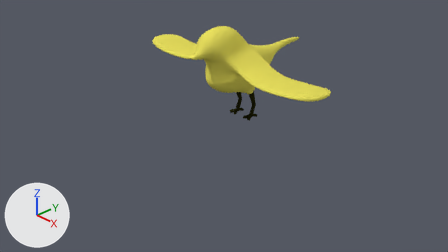
The Blender file Birds/Working/legs.blend as it was, and as the next commit left it.
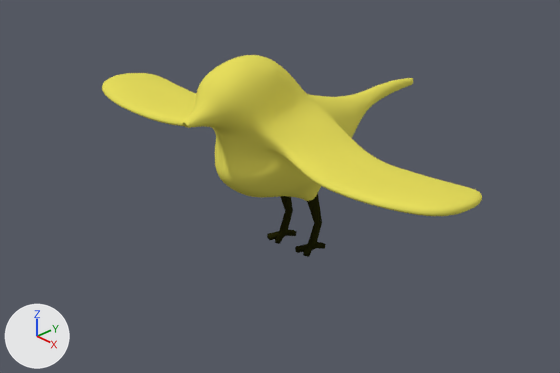
Old and new are each drawn from the file's camera 'Camera' and again close up on the part from 23% to 82% of the width and 0% to 70% of the height. Lighting does not change. The marker at lower left points along +X, +Y and +Z.

The older version as bpy lines, for what is in view:
```python
me_plane_002 = bpy.data.meshes.new('Plane.002')
me_plane_002.from_pydata(...)  # 248 vertices, 220 faces; spans x -2.08..0.0, y -0.73..1.96, z 0.45..1.82
me_plane_002.polygons.foreach_set('use_smooth', [True] * 220)
me_plane_002.materials.append(mat_body)  # yellow #e7de5e
me_plane_003 = bpy.data.meshes.new('Plane.003')
me_plane_003.from_pydata(...)  # 38 vertices, 36 faces; spans x -0.259..-0.095, y 0.392..0.672, z -0.027..0.551
me_plane_003.polygons.foreach_set('use_smooth', [True] * 36)
me_plane_003.materials.append(mat_legs)  # black #252509
ob_plane = bpy.data.objects.new('Plane', me_plane_003)
ob_plane.location = (0.0, 0.0, 0.0)
_m = ob_plane.modifiers.new('Mirror', 'MIRROR')
ob_small_bird = bpy.data.objects.new('Small Bird', me_plane_002)
ob_small_bird.location = (0.0, 0.0, 0.0)
_m = ob_small_bird.modifiers.new('Mirror', 'MIRROR')
_m.use_clip = True
_m = ob_small_bird.modifiers.new('Subdivision', 'SUBSURF')
```
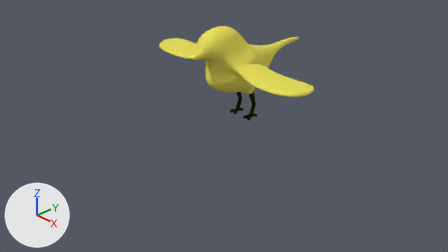
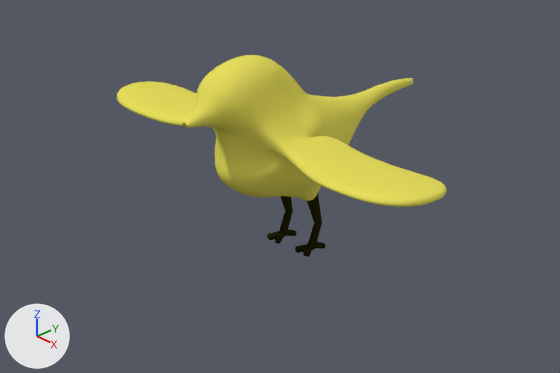
What differs and where, as boxes (x1, y1, x2, y2) in the close-ups (560 x 373 px; the box of a moved part takes in the faces that stretch with it):
'Small Bird', reshaped (13% narrower)
    before: (102, 55, 482, 216)
    after: (117, 55, 446, 207)
part 1 of me_plane_002, moved or reshaped
    before: (102, 70, 482, 216)
    after: (117, 70, 446, 207)

Patch to the scene script:
```diff
--- a/Birds/Working/legs.blend.py
+++ b/Birds/Working/legs.blend.py
@@ me_plane_002 @@
 # used by ob_small_bird; location = (0.0, 0.0, 0.0)
-me_plane_002.from_pydata(...)  # 248 vertices, 220 faces; spans x -2.08..0.0, y -0.73..1.96, z 0.45..1.82
+me_plane_002.from_pydata(...)  # 250 vertices, 222 faces; spans x -1.81..0.0, y -0.73..1.96, z 0.45..1.82
+# me_plane_002 part 1
+# 6 faces are deleted
+# 3 vertices in x -1.2, y 0.48..0.5, z 1.02..1.08 move by (0.1, 0.0, 0.0)
+# 3 vertices in x -0.8, y 0.5..0.53, z 1.03..1.09 move by (0.07, -0.04, 0.0)
+# 3 vertices in x -2.01..-1.77, y -0.18..-0.03, z 1.05..1.09 move by (0.26, -0.04, 0.0)
+# 58 vertices move from x -2.08..-0.16, y -0.27..0.59, z 0.88..1.55 to x -1.81..-0.17, y -0.25..0.55, z 0.88..1.55
+# 2 vertices are added at (-0.5, 0.37, 1.2), (-0.47, 0.21, 1.19)
+# 8 new faces join them
 me_plane_002.materials.append(mat_body)
```
